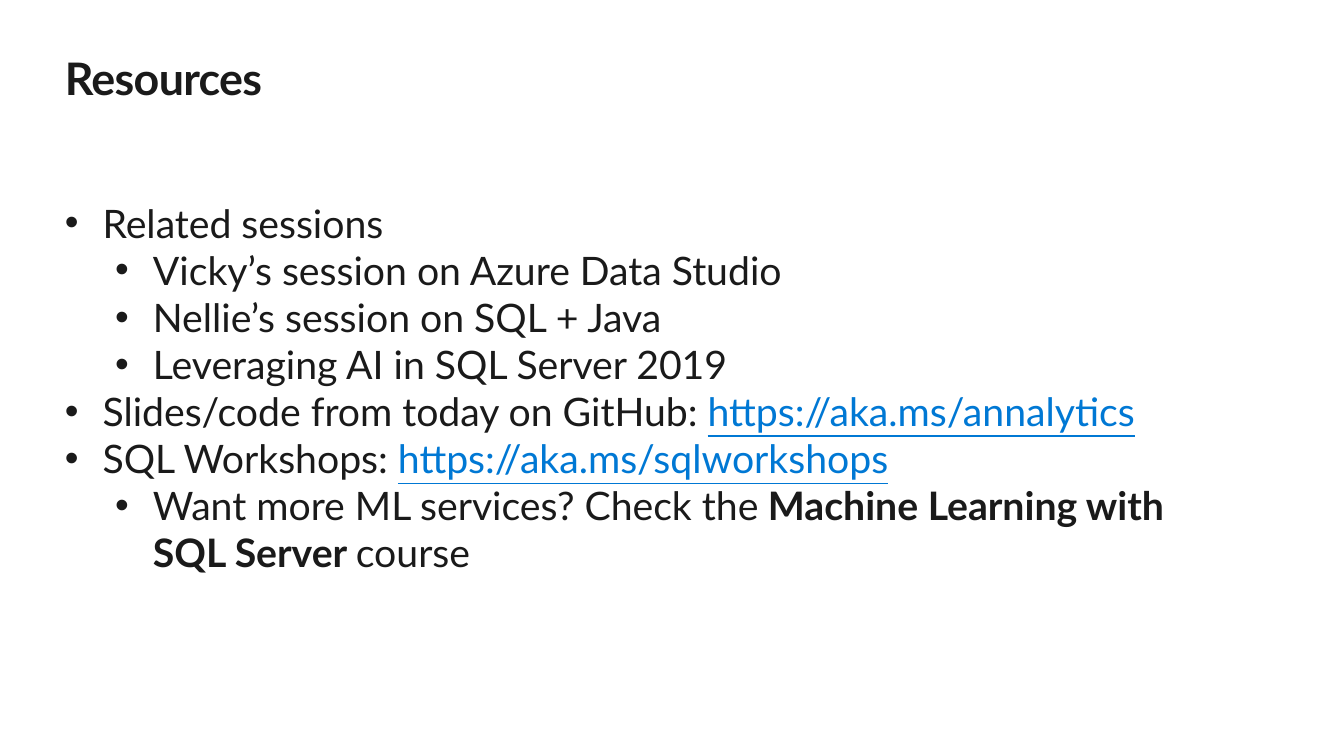
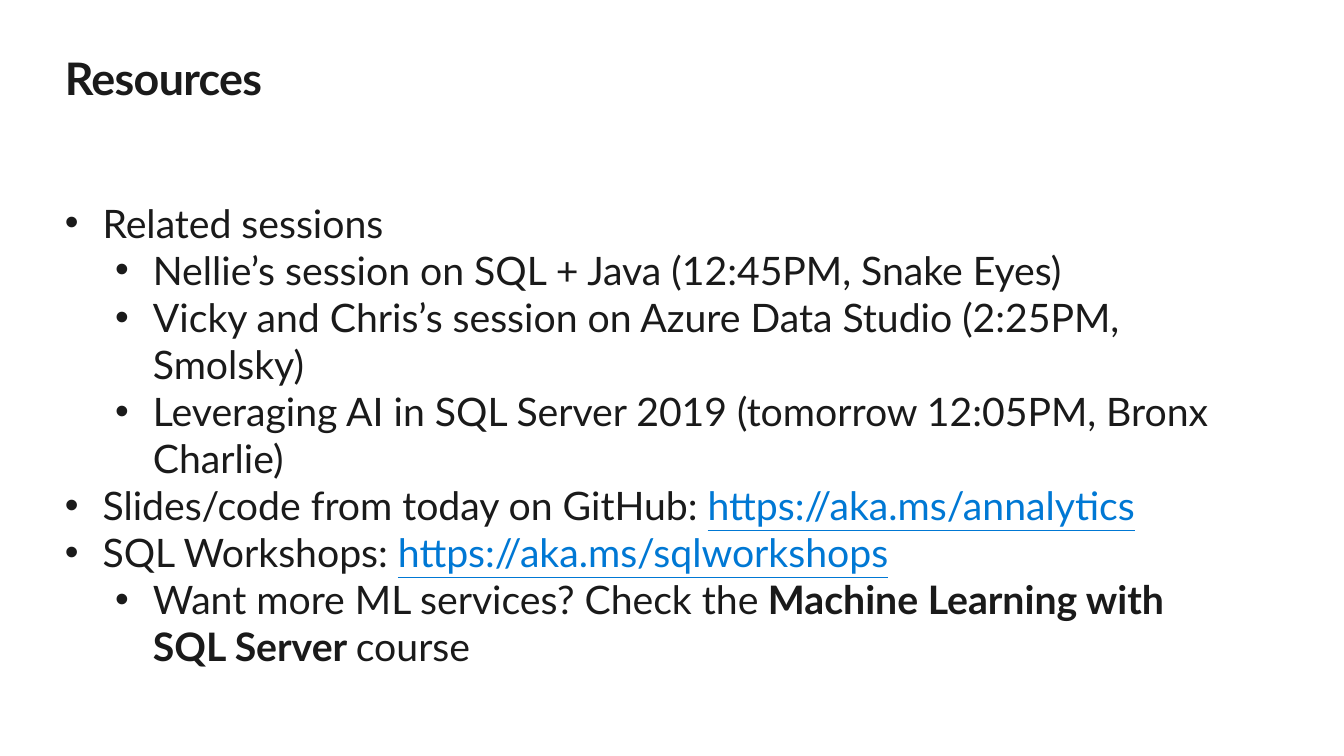
Before and after one commit to amthomas46/SQL, a slide deck: slide 38 of sql-ml/slides/SQL Server ML End-to-End.pptx. Drawn at 1344x756 pixels with LibreOffice and Linux fonts; fonts in the diff are those of the drawing; background and template pictures are left out. Boxes give left, top, right and bottom in pixels: in the first picture for what was removed or moved away, otherwise in the second. Text is boxed around its words. In the diff, an @@ line names an element or a change of style, - is before the commit and + after.

```diff
--- a/sql-ml/slides/SQL Server ML End-to-End.pptx
+++ b/sql-ml/slides/SQL Server ML End-to-End.pptx
@@ text at bbox=[153, 254, 1208, 479]: text changed @@
-  • Vicky’s session on Azure Data Studio
-  • Nellie’s session on SQL + Java
-  • Leveraging AI in SQL Server 2019
+  • Nellie’s session on SQL + Java (12:45PM, Snake Eyes)
+  • Vicky and Chris’s session on Azure Data Studio (2:25PM, Smolsky)
+  • Leveraging AI in SQL Server 2019 (tomorrow 12:05PM, Bronx Charlie)
```
Also in this commit, not shown: 1 other slide changed, 1 other file.
